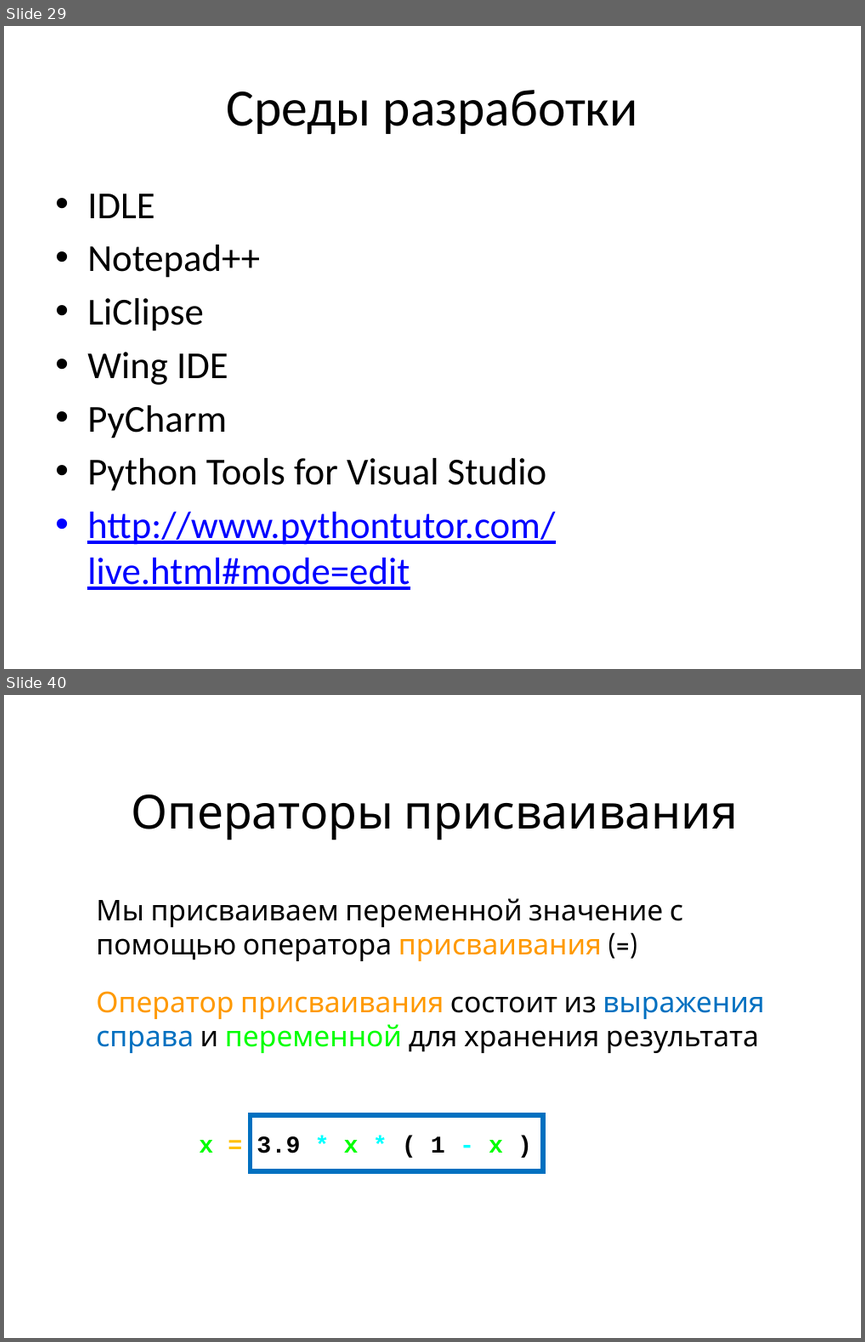
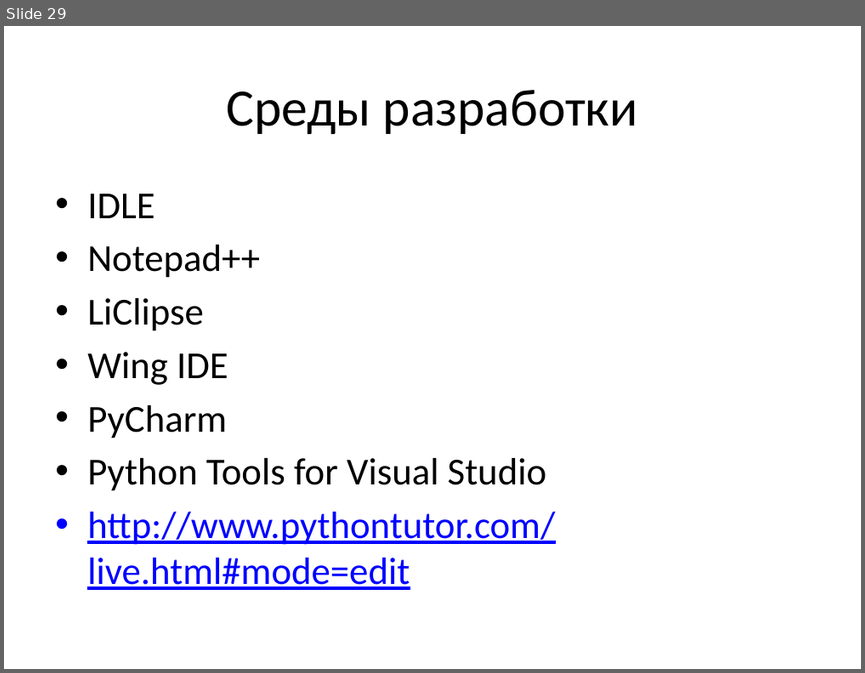
Before and after one commit to maxchv/LearnPython, a slide deck: week01/01.PythonIntroduction.pptx. Shown one above the other, each under a label of ours: slides 29 and 40 before the commit, slide 29 after it; the slides between them are not shown. The pictures are 865x1342 and 865x673 pixels, drawn with LibreOffice and Linux fonts; fonts in the diff are those of the drawing. Boxes give left, top, right and bottom in pixels: in the first picture for what was removed or moved away, otherwise in the second. Text is boxed around its words. In the diff, an @@ line names an element or a change of style, - is before the commit and + after.

```diff
--- a/week01/01.PythonIntroduction.pptx
+++ b/week01/01.PythonIntroduction.pptx
@@ slide 40 removed at box(4, 695, 861, 1338), background #FFFFFF @@
@@ title removed at box(132, 794, 738, 840) @@
-Операторы присваивания
@@ text removed at box(96, 898, 764, 1053) @@
-• Мы присваиваем переменной значение с помощью оператора присваивания (=)
-• Оператор присваивания состоит из выражения справа и переменной для хранения результата
@@ rectangle removed at box(250, 1115, 542, 1171) @@
@@ text removed at box(199, 1136, 503, 1153) @@
-x = 3.9 * x * ( 1 - x )
```
Also in this commit, not shown: 1 slide changed, 1 slide added, 19 other slides removed, 2 other files.
